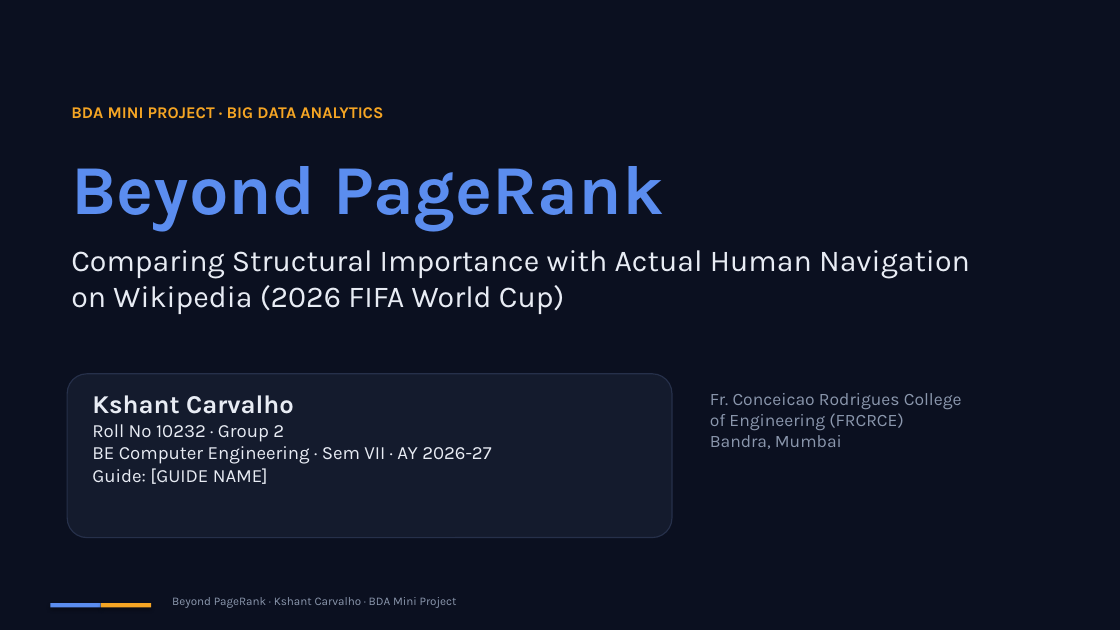
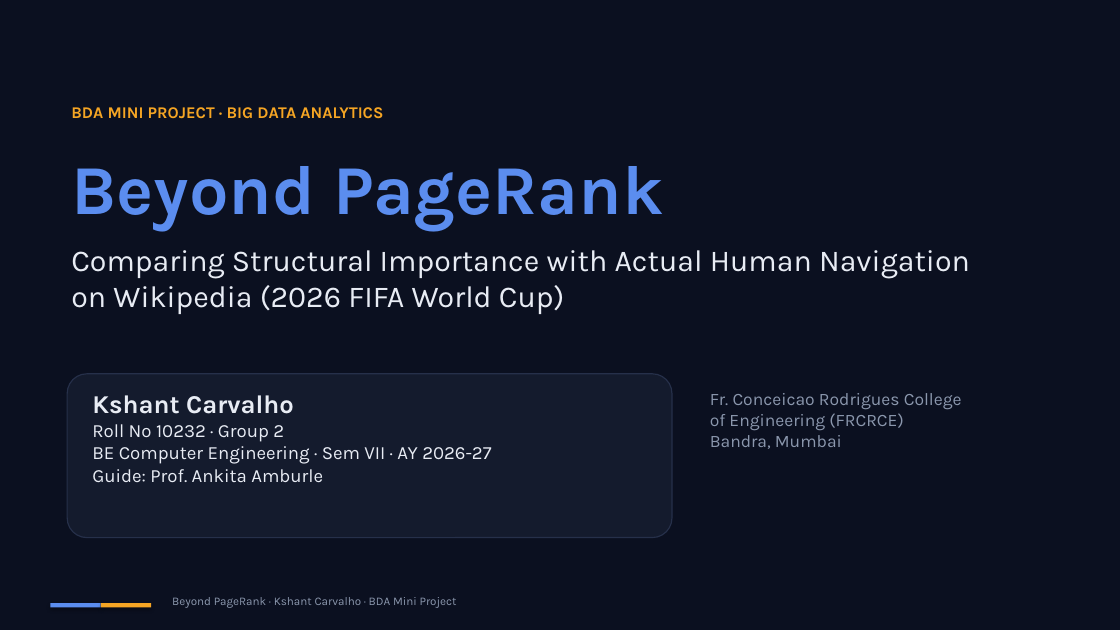
Before and after one commit to electrify18/beyond-pagerank-wikipedia, a slide deck: slide 1 of submission/BDA_MiniProject_Kshant_10232.pptx. Drawn at 1120x630 pixels with LibreOffice and Linux fonts; fonts in the diff are those of the drawing. Boxes give left, top, right and bottom in pixels: in the first picture for what was removed or moved away, otherwise in the second. Text is boxed around its words. In the diff, an @@ line names an element or a change of style, - is before the commit and + after.

```diff
--- a/submission/BDA_MiniProject_Kshant_10232.pptx
+++ b/submission/BDA_MiniProject_Kshant_10232.pptx
@@ text at (x1=92, y1=469, x2=323, y2=482): text changed @@
-Guide: [GUIDE NAME]
+Guide: Prof. Ankita Amburle
```
Also in this commit, not shown: 9 other files.
